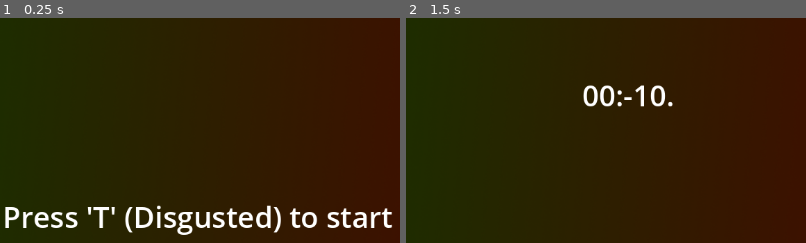
Above: before the commit, frames 1-2 (left to right).
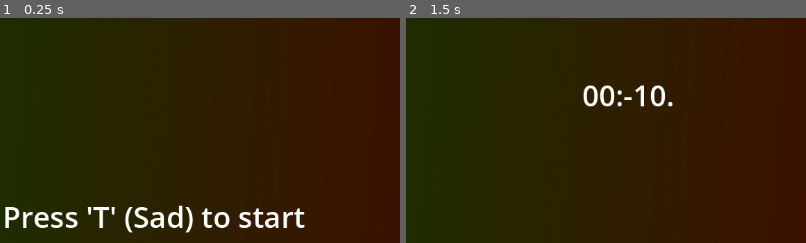
Above: after the commit, the same moments.

Repository: bobjrsenior/ggj2024
Game: Godot game, scene res://scenes/RunnerGame/MainScene.tscn
The game is run twice, just before and just after one commit, with the same random seed, the same clock (stepped at 60 frames per second) and the same inputs.
Inputs:
- Up to frame 1 (0.25 s): no input
- Up to frame 2 (1.5 s): tap T (start) at 0.5, 0.8, 1.25, 1.35 s; hold D (move_right) 0.53-1.28 s; hold S (crouch) 0.53-1.28 s; tap W (jump) at 0.77 s; hold A (move_left) from 1.28 s (still down)
The pictures show only the part of the screen within x 24-74%, y 6-56%; the shares and areas given below are measured in that part.

The runs differ from the first frame. In frame 1, 3.1% of the frame differs, in the area x 33-98%, y 83-97%; in frame 2, nothing differs.

Commit message:
Switch to easier expressions

Diff:
--- a/godot/scenes/RunnerGame/Player.tscn
+++ b/godot/scenes/RunnerGame/Player.tscn
@@ -1,11 +1,13 @@
-[gd_scene load_steps=8 format=3 uid="uid://c6u7n3k13aiwd"]
+[gd_scene load_steps=10 format=3 uid="uid://c6u7n3k13aiwd"]
 
 [ext_resource type="Script" path="res://scripts/RunnerGame/RunnerPlayerHandler.gd" id="1_w084j"]
 [ext_resource type="Texture2D" uid="uid://cngmkregrxu7p" path="res://art/neutral.png" id="1_ygm7i"]
 [ext_resource type="Texture2D" uid="uid://dnfyepkirp5ai" path="res://art/happy.png" id="3_gw61a"]
 [ext_resource type="Texture2D" uid="uid://y2p3wyv0hws5" path="res://art/sad.png" id="4_cfma7"]
+[ext_resource type="Texture2D" uid="uid://cg0ao83xofrpg" path="res://art/surprised.png" id="5_tnsyd"]
 [ext_resource type="AudioStream" uid="uid://cq4pgpc4qu1wd" path="res://audio/happy.ogg" id="5_xvrvb"]
 [ext_resource type="AudioStream" uid="uid://dpbskcd0x6g58" path="res://audio/sad.ogg" id="6_co617"]
+[ext_resource type="AudioStream" uid="uid://ctwbykwv7vfqs" path="res://audio/surprised.ogg" id="8_ya7ws"]
 
 [sub_resource type="CircleShape2D" id="CircleShape2D_upgth"]
 radius = 16.0
@@ -16,8 +18,10 @@
 neutral_sprite = ExtResource("1_ygm7i")
 happy_sprite = ExtResource("3_gw61a")
 sad_sprite = ExtResource("4_cfma7")
+surprised_sprite = ExtResource("5_tnsyd")
 happy_audio = ExtResource("5_xvrvb")
 sad_audio = ExtResource("6_co617")
+surprised_audio = ExtResource("8_ya7ws")
 
 [node name="Sprite2D" type="Sprite2D" parent="."]
 scale = Vector2(0.125, 0.125)
--- a/godot/scripts/RunnerGame/ObjectSpawner.gd
+++ b/godot/scripts/RunnerGame/ObjectSpawner.gd
@@ -26,7 +26,7 @@
 	GlobalVariables.time_elapsed_real = GlobalVariables.time_elapsed_real_default
 	GlobalVariables.time_elapsed_virtual = GlobalVariables.time_elapsed_virtual_default
 	GlobalVariables.shared_audio_player = shared_audio_player
-	start_text.text = "Press 'T' (Disgusted) to start"
+	start_text.text = "Press 'T' (Sad) to start"
 	timer_text.text = ""
 
 
@@ -34,7 +34,7 @@
 func _process(delta):
 	if GlobalVariables.game_lost:
 		lose_text.visible = true
-		lose_text.text = "You Lose, 'T' (Disgusted) to reload"
+		lose_text.text = "You Lose, 'T' (Sad) to reload"
 	elif GlobalVariables.game_started:
 		GlobalVariables.time_elapsed_real += delta
 		GlobalVariables.time_elapsed_virtual += delta * GlobalVariables.speed_ratio
--- a/godot/scripts/RunnerGame/RunnerPlayerHandler.gd
+++ b/godot/scripts/RunnerGame/RunnerPlayerHandler.gd
@@ -10,8 +10,10 @@
 @export var neutral_sprite: Resource
 @export var happy_sprite: Resource
 @export var sad_sprite: Resource
+@export var surprised_sprite: Resource
 @export var happy_audio: AudioStreamOggVorbis
 @export var sad_audio: AudioStreamOggVorbis
+@export var surprised_audio: AudioStreamOggVorbis
 var audio_player: AudioStreamPlayer2D
 var audio_bus_index = AudioServer.get_bus_index("sfx")
 var pitch_effect = AudioServer.get_bus_effect(audio_bus_index, 0)
@@ -69,8 +71,8 @@
 		scale.x = 0.5
 		scale.y = 0.5
 		position.y += 8
-		character_sprite.texture = sad_sprite
-		audio_player.stream = sad_audio
+		character_sprite.texture = surprised_sprite
+		audio_player.stream = surprised_audio
 		var playback_scale = 1 + (GlobalVariables.speed_ratio - GlobalVariables.speed_ratio_default)
 		audio_player.pitch_scale = playback_scale
 		pitch_effect.pitch_scale = 1 / playback_scale
Binary file added: godot/art/surprised.png
Not shown, added: godot/art/surprised.png.import
Not shown, added: godot/audio/surprised.ogg.import
Not shown, added: godot/audio/surprised.ogg
Not shown, changed: server/server.py
